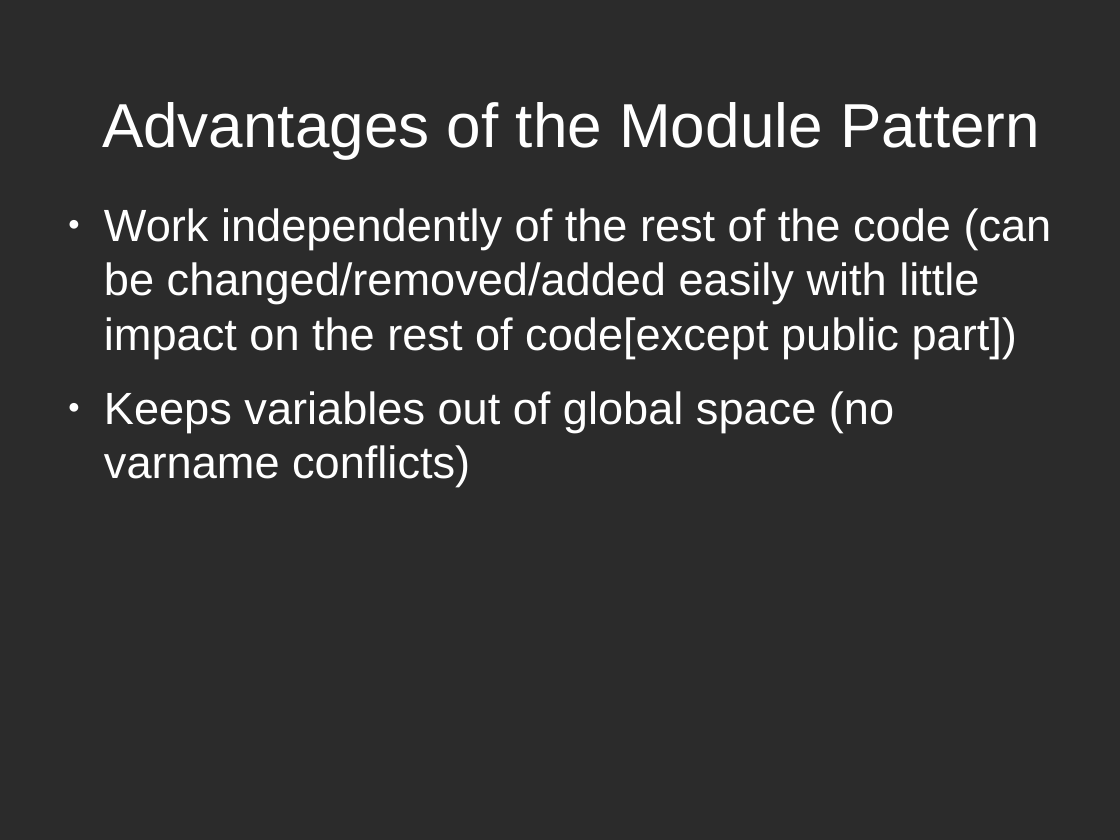
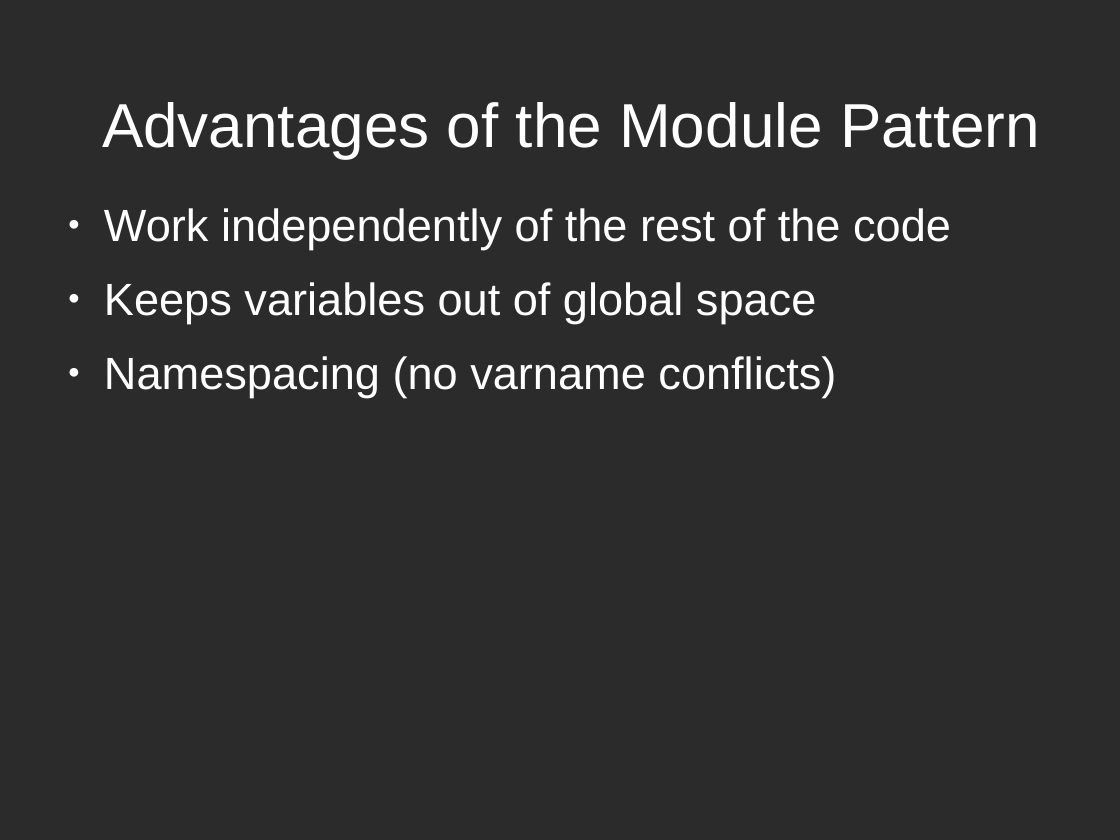
Before and after one commit to sattler/javascript-seminar-2015, a slide deck: slide 3 of presentation/Presentation.odp. Drawn at 1120x840 pixels with LibreOffice and Linux fonts; fonts in the diff are those of the drawing; background and template pictures are left out; a plain dark background stands for a picture behind light text. Boxes give left, top, right and bottom in pixels: in the first picture for what was removed or moved away, otherwise in the second. Text is boxed around its words. In the diff, an @@ line names an element or a change of style, - is before the commit and + after.

```diff
--- a/presentation/Presentation.odp
+++ b/presentation/Presentation.odp
@@ text at (x1=104, y1=208, x2=951, y2=398): text changed @@
-● Work independently of the rest of the code (can be changed/removed/added easily with little impact on the rest of code[except public part])
-● Keeps variables out of global space (no varname conflicts)
+● Work independently of the rest of the code
+● Keeps variables out of global space
+● Namespacing (no varname conflicts)
```
Also in this commit, not shown: 3 other slides changed, 1 other file.
